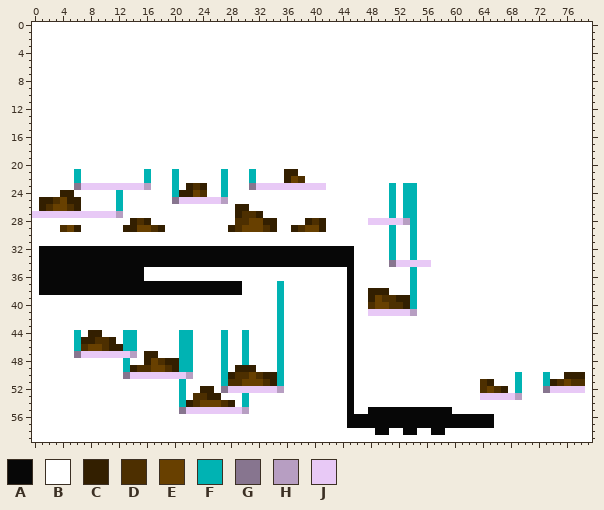
Two versions of one sprite sheet, source/level_data/layouts/level3/layer1.png. That is the earlier state.
The file is 80x60 pixels.
Palette (. is transparent): A #070707  B #ffffff  C #331f00  D #4d2f00  E #684000  F #00b3b3  G #87758f  H #b79ec2  J #e8c9f6
Pixels before (only the part around the change), first column x 42:
28 BBBBBBJJJJJHFBBBBBBBBB
29 BBBBBBBBBFBBFBBBBBBBBB
30 BBBBBBBBBFBBFBBBBBBBBB
31 BBBBBBBBBFBBFBBBBBBBBB
32 AAAABBBBBFBBFBBBBBBBBB
33 AAAABBBBBFBBFBBBBBBBBB
34 AAAABBBBBGJJJJJBBBBBBB
35 BBBABBBBBBBBFBBBBBBBBB
36 BBBABBBBBBBBFBBBBBBBBB
And afterwards:
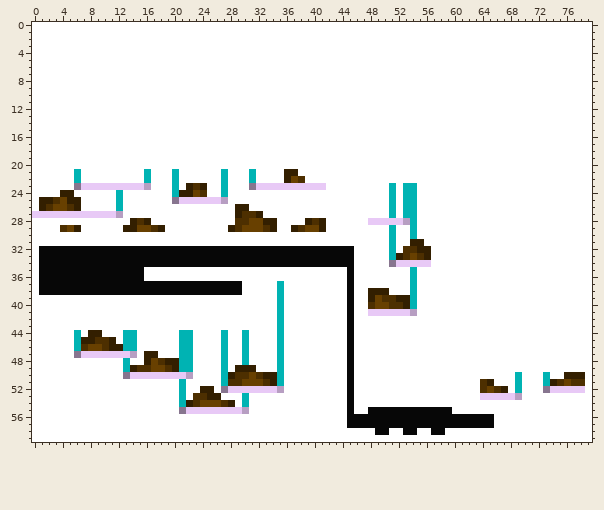
The edit:
The author changed colour B to colour C in row 31 at x 55; in row 32 at x 55 to 56; in row 33 at x 52 and 56.
The author changed colour F to colour C in row 31 at x 54.
The author changed colour B to colour D in row 32 at x 53; in row 33 at x 53 and 55.
The author changed colour F to colour D in row 32 at x 54.
The author changed colour F to colour E in row 33 at x 54.
Pixel boxes of the changes (left, top, right, bottom) in both pictures:
changed: (396, 239, 431, 260)
